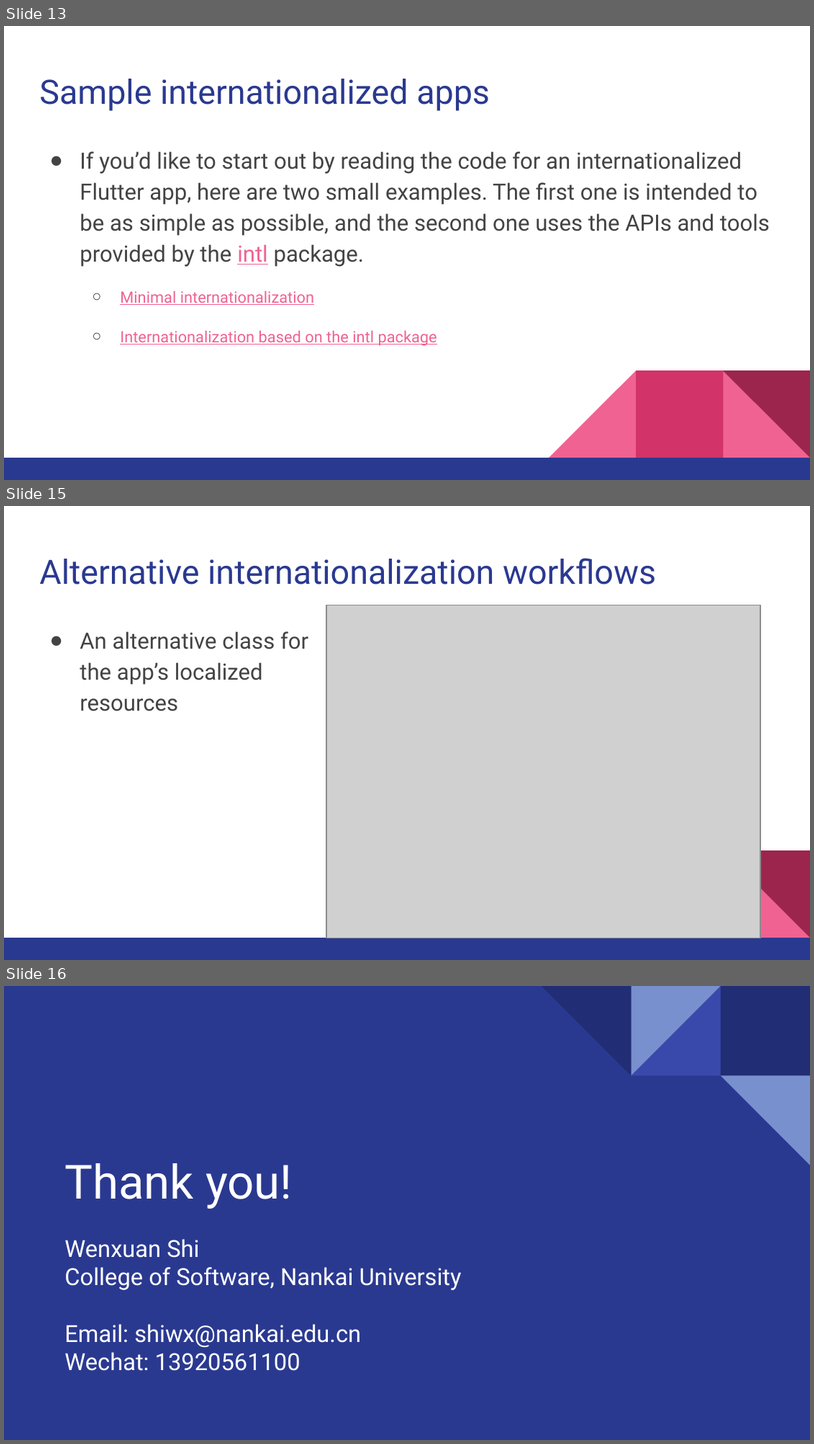
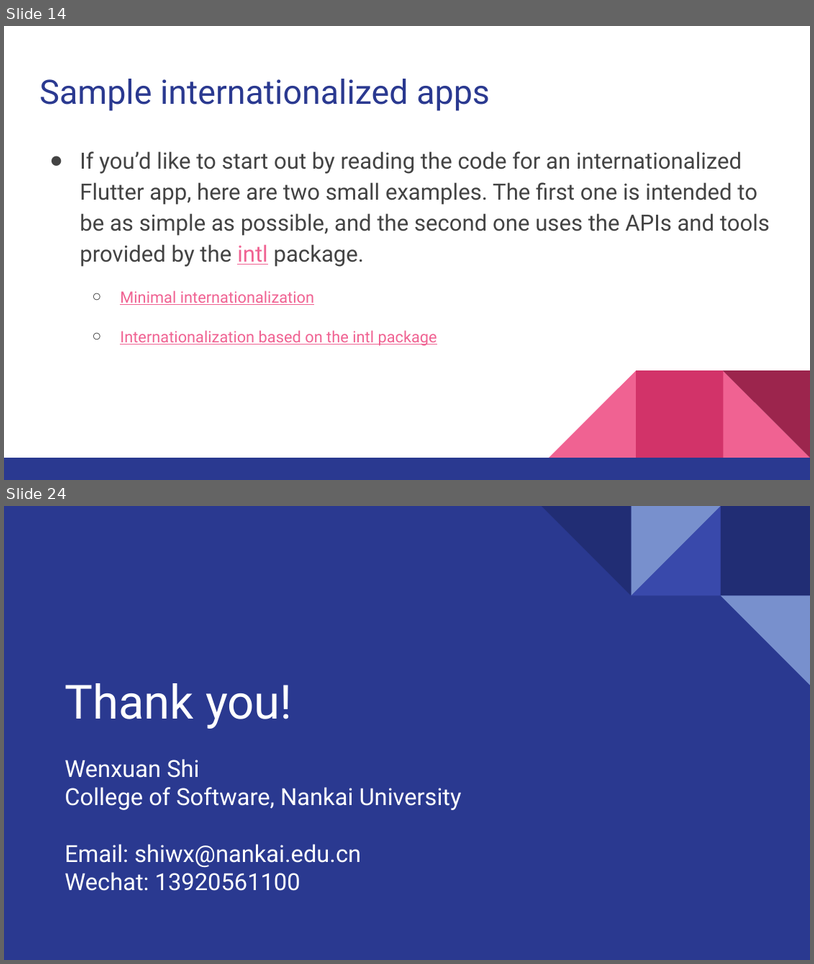
Before and after one commit to walkman617/Flutter2, a slide deck: Lecture/C05 Accessibility_Internationalization.pptx. Shown one above the other, each under a label of ours: slides 13, 15 and 16 before the commit, slides 14 and 24 after it; the slides between them are not shown. The pictures are 814x1444 and 814x964 pixels, drawn with LibreOffice and Linux fonts; fonts in the diff are those of the drawing; grey boxes stand for pictures. Boxes give left, top, right and bottom in pixels: in the first picture for what was removed or moved away, otherwise in the second. Text is boxed around its words. In the diff, an @@ line names an element or a change of style, - is before the commit and + after.

```diff
--- a/Lecture/C05 Accessibility_Internationalization.pptx
+++ b/Lecture/C05 Accessibility_Internationalization.pptx
@@ slide 15 removed at [4,506,810,960], background #FFFFFF; not listed: 5 template elements that a slide beside it also shows @@
@@ title removed at [39,558,656,584] @@
-Alternative internationalization workflows
@@ picture removed at [327,605,761,937] @@
@@ text removed at [80,631,309,711] @@
-● An alternative class for the app’s localized resources
@@ what was slide 13 is now slide 14 @@
@@ what was slide 16 is now slide 24 @@
```
Also in this commit, not shown: 1 slide changed, 9 slides added, 3 other files.
